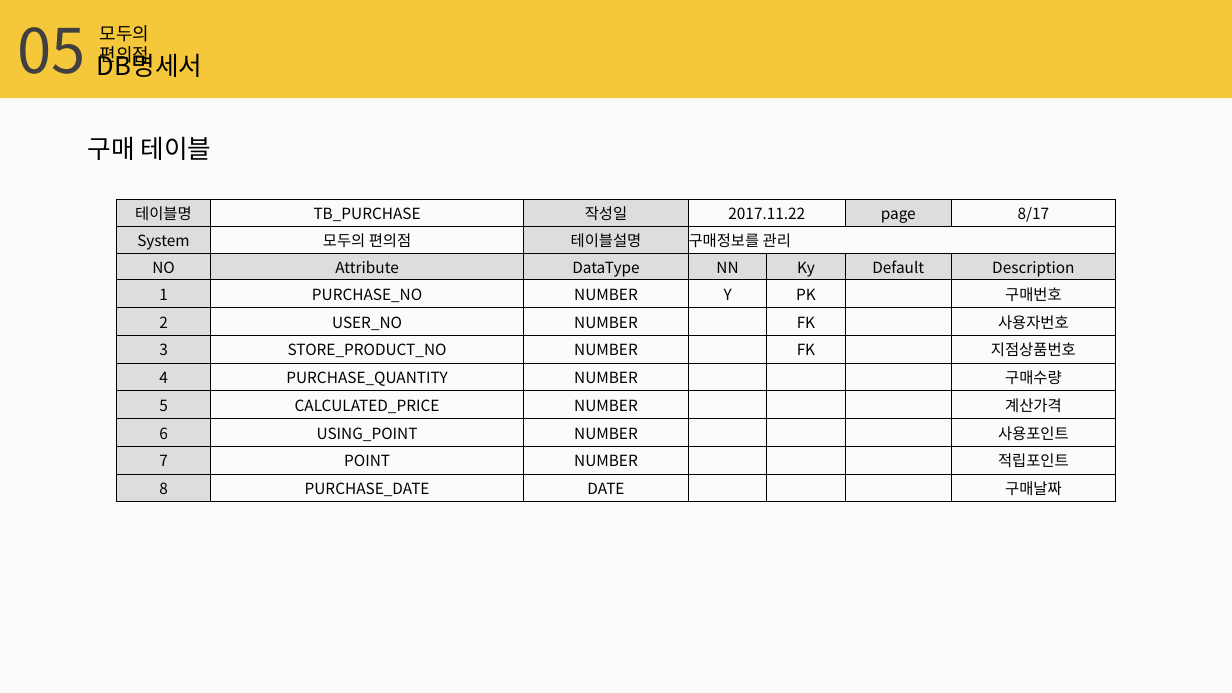
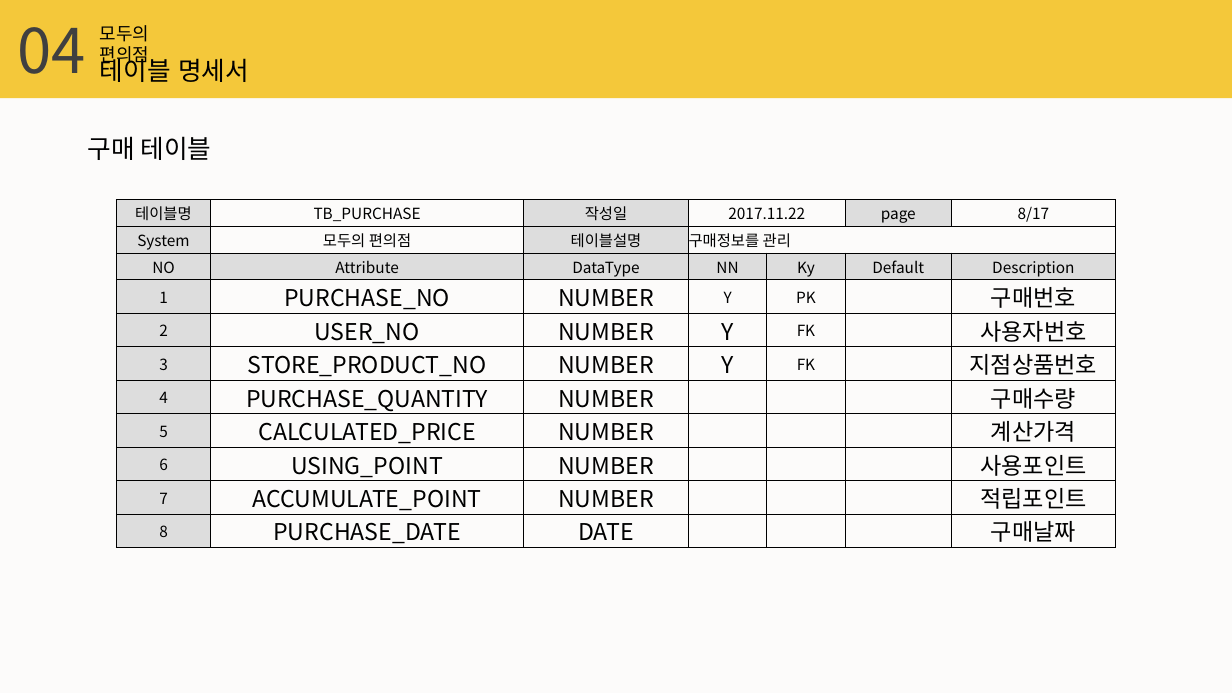
Before and after one commit to hwanghyohyuk/KHFinalProject, a slide deck: slide 24 of 제출문서/DB설계보고서/편리하조_DB설계보고서.pptx. Drawn at 1232x693 pixels with LibreOffice and Linux fonts; fonts in the diff are those of the drawing. Boxes give left, top, right and bottom in pixels: in the first picture for what was removed or moved away, otherwise in the second. Text is boxed around its words. In the diff, an @@ line names an element or a change of style, - is before the commit and + after.

```diff
--- a/제출문서/DB설계보고서/편리하조_DB설계보고서.pptx
+++ b/제출문서/DB설계보고서/편리하조_DB설계보고서.pptx
@@ text at bbox=[17, 27, 85, 74]: text changed @@
-05
+04
@@ text removed at bbox=[97, 48, 202, 77] @@
-DB명세서
@@ text added at bbox=[100, 54, 249, 82], 20 pt, text #000000 @@
+테이블 명세서
@@ table at bbox=[116, 200, 1117, 548] @@
-row 5, column 4: 
+row 5, column 4: Y
-row 6, column 4: 
+row 6, column 4: Y
-row 10, column 2: POINT
+row 10, column 2: ACCUMULATE_POINT
@@ size 12 to 18 pt in "PURCHASE_NO", "NUMBER", "구매번호", "USER_NO" and 19 more places @@
```
Also in this commit, not shown: 26 other slides changed, 2 other files.
